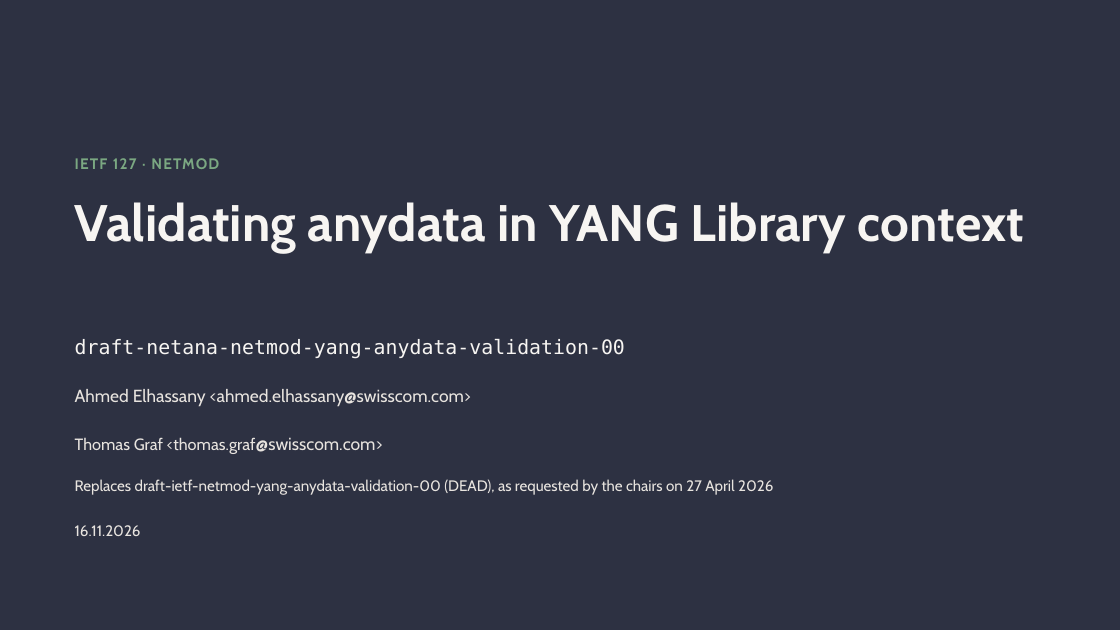
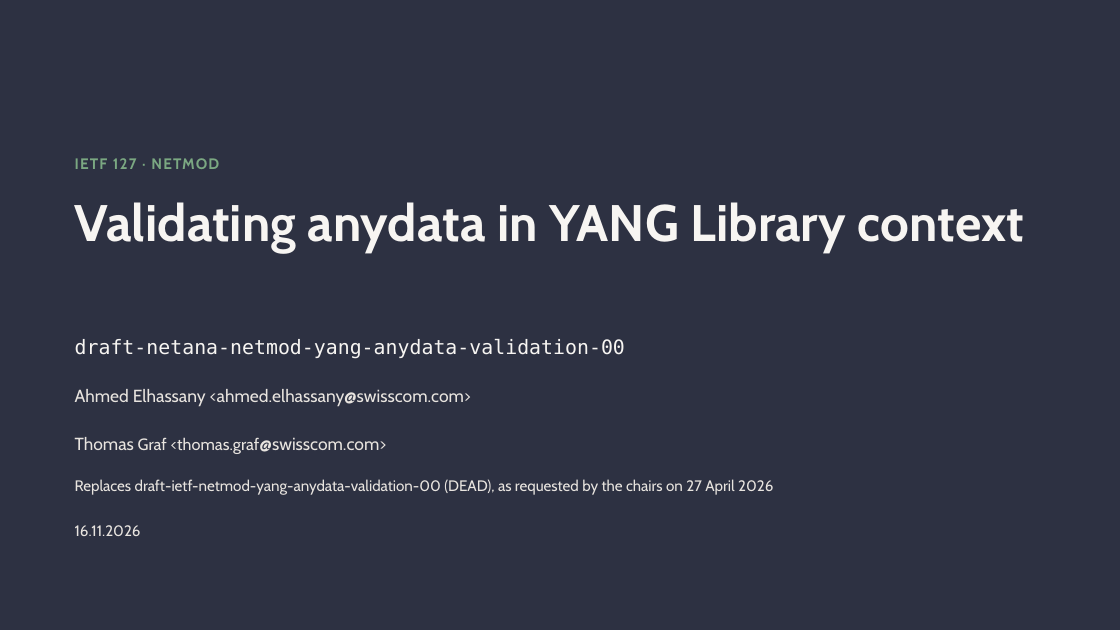
Before and after one commit to network-analytics/ietf-network-analytics-document-status, a slide deck: slide 1 of 127/NETMOD/draft-netana-netmod-yang-anydata-validation-00.pptx. Drawn at 1120x630 pixels with LibreOffice and Linux fonts; fonts in the diff are those of the drawing. Boxes give left, top, right and bottom in pixels: in the first picture for what was removed or moved away, otherwise in the second. Text is boxed around its words. In the diff, an @@ line names an element or a change of style, - is before the commit and + after.

Commit message:
Update based anydata slides on hackathon feedback

```diff
--- a/127/NETMOD/draft-netana-netmod-yang-anydata-validation-00.pptx
+++ b/127/NETMOD/draft-netana-netmod-yang-anydata-validation-00.pptx
@@ text "Thomas Graf <thomas.graf@swisscom.com>" at (75,437,386,454): size 14 to 15 pt in "Thomas" @@
```
Also in this commit, not shown: 3 other slides changed, 1 other file.
